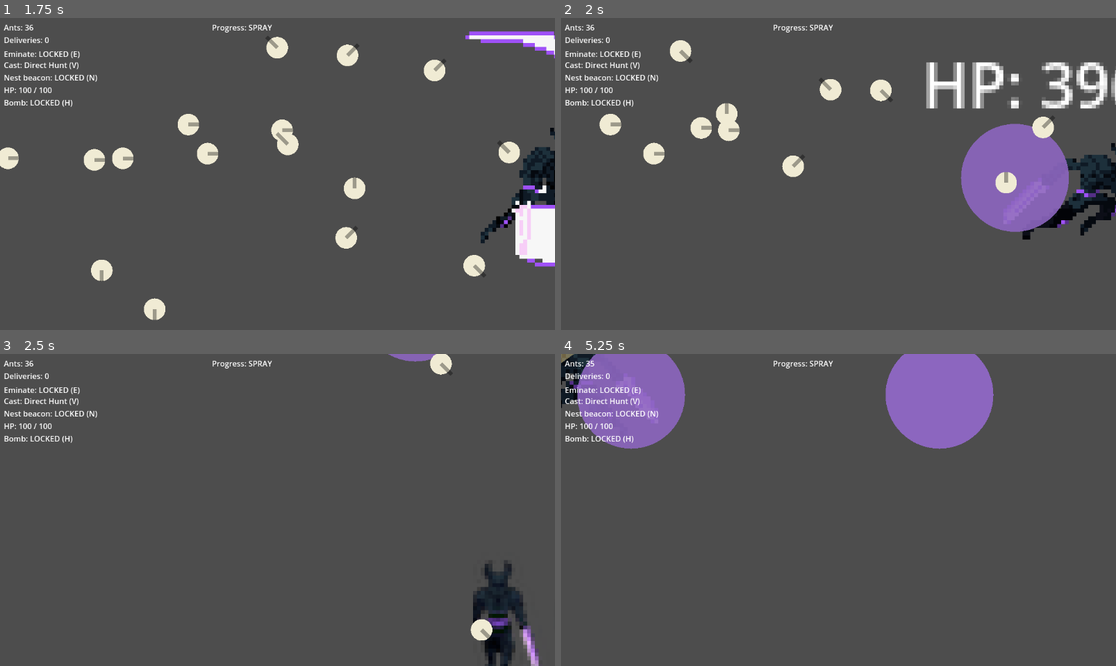
Above: before the commit, frames 1-4 (two rows, left to right).
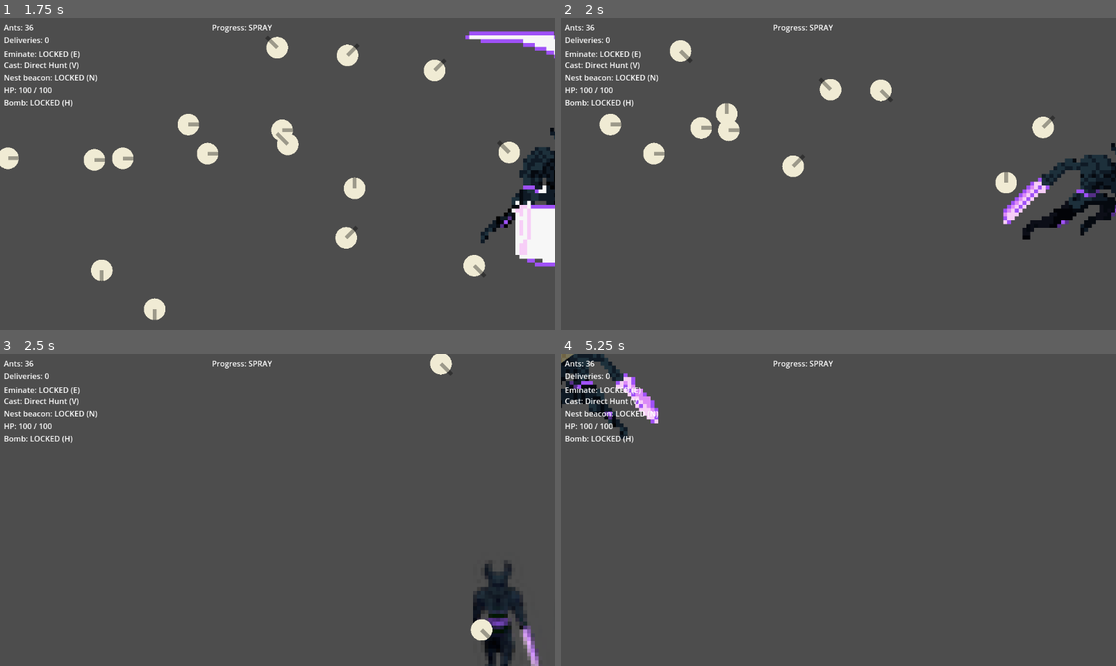
Above: after the commit, the same moments.

Repository: Luffy-design-AJ/Projects-MIT
Game: Godot game, scene res://main_menu.tscn
The game is run twice, just before and just after one commit, with the same random seed, the same clock (stepped at 60 frames per second) and the same inputs.
Inputs (mouse positions are in pixels of both pictures, inside the frame that each line leads up to):
- Up to frame 1 (1.75 s): click "Start Game" at 0.5 s; tap Enter at 1.25 s; move the mouse to (399, 158) at 1.27 s; hold Right (move_right) from 1.28 s (still down); tap C (Attack) at 1.35 s
- Up to frame 2 (2 s): keep holding Right (move_right)
- Up to frame 3 (2.5 s): move the mouse to (166, 525) at 2.02 s; release Right (move_right) at 2.03 s; hold Down (move_down) from 2.03 s (still down); tap S (aim_down) at 2.1 s
- Up to frame 4 (5.25 s): move the mouse to (894, 441) at 2.77 s; release Down (move_down) at 2.78 s; hold Right (move_right) 2.78-3.53 s; tap one key every 0.75 s from 2.85 s: A (aim_left) D (aim_right) W (aim_up) X (cast); move the mouse to (810, 572) at 3.52 s; hold Up (move_up) 3.53-4.28 s; move the mouse to (1005, 556) at 4.27 s; hold Left (move_left) from 4.28 s (still down); move the mouse to (672, 463) at 5.02 s

Frame 1 is identical in both runs. In frame 2, 7.5% of the frame differs, in the area x 65-100%, y 14-69%; in frame 3, 0.2%; in frame 4, 9.6%, in the area x 2-78%, y 0-31%.

Commit message:
Remove placeholder enemies based on selection (NONE removes all; ASSASSIN keeps only Enemy1 as assassin)

Diff:
--- a/scripts/game.gd
+++ b/scripts/game.gd
@@ -25,14 +25,24 @@
 		options_panel = OptionsPanel.new()
 		canvas_layer.add_child(options_panel)
 		options_panel.setup(swarm_world)
-	if enemy1 != null:
+	var enemy2 = get_node_or_null("Enemy2") as Enemy
+	var enemy3 = get_node_or_null("Enemy3") as Enemy
+	var enemy4 = get_node_or_null("Enemy4") as Enemy
+	if enemy1 != null or enemy2 != null or enemy3 != null or enemy4 != null:
 		var cfg = get_node("/root/GameConfig")
 		if cfg != null:
 			var c = cfg.choice
 			if c == cfg.Choice.NONE:
-				enemy1.type = Enemy.Type.PLACEHOLDER
+				if enemy1 != null: enemy1.queue_free()
+				if enemy2 != null: enemy2.queue_free()
+				if enemy3 != null: enemy3.queue_free()
+				if enemy4 != null: enemy4.queue_free()
 			elif c == cfg.Choice.ASSASSIN:
-				enemy1.type = Enemy.Type.ASSASSIN
+				if enemy1 != null:
+					enemy1.type = Enemy.Type.ASSASSIN
+				if enemy2 != null: enemy2.queue_free()
+				if enemy3 != null: enemy3.queue_free()
+				if enemy4 != null: enemy4.queue_free()
 
 func _process(_delta: float) -> void:
 	if ants_label != null and swarm_world != null:
